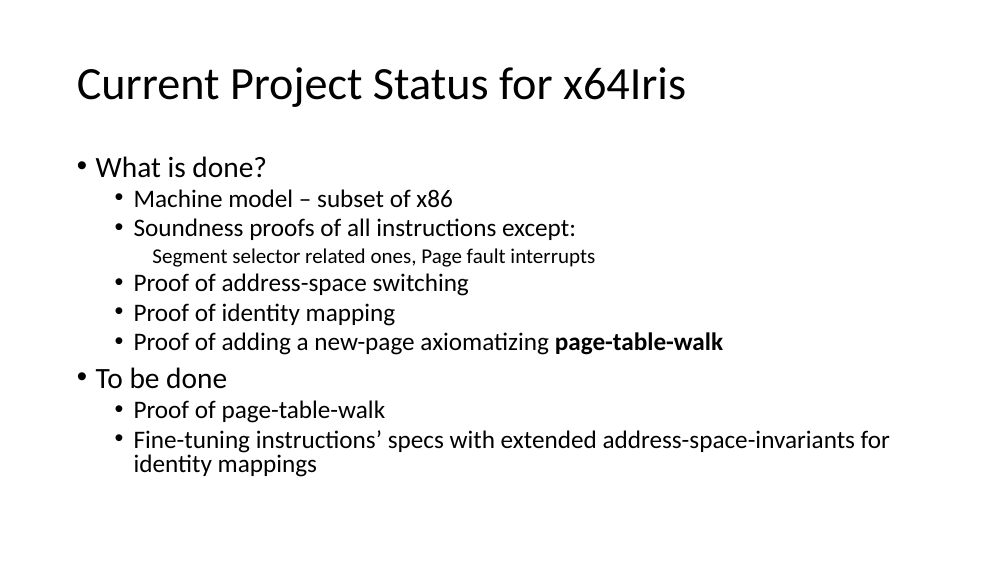
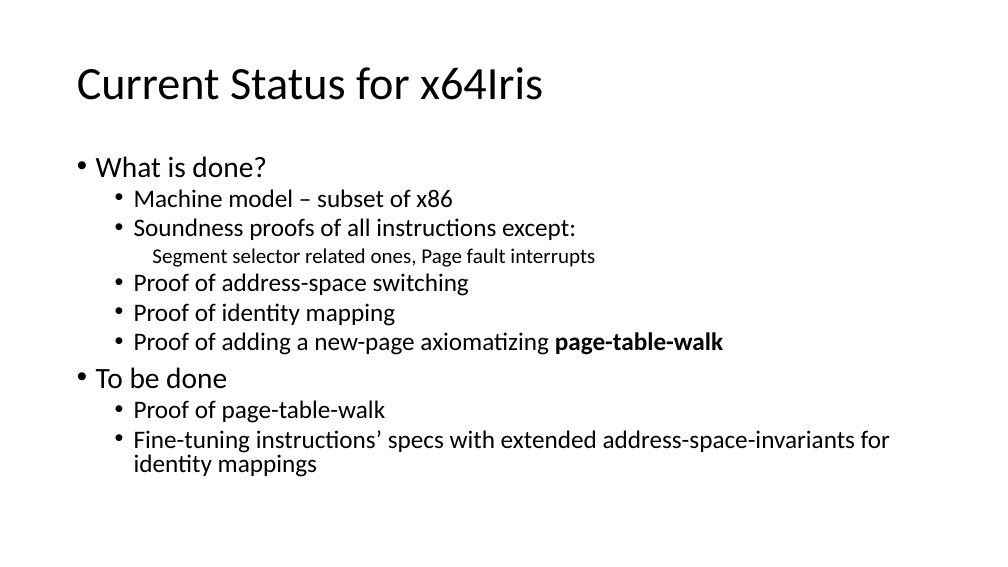
Before and after one commit to Contingent-Systems/modal_abstractions_presentations, a slide deck: slide 30 of thesis_proposal/proposal.pptx. Drawn at 1008x567 pixels with LibreOffice and Linux fonts; fonts in the diff are those of the drawing. Boxes give left, top, right and bottom in pixels: in the first picture for what was removed or moved away, otherwise in the second. Text is boxed around its words. In the diff, an @@ line names an element or a change of style, - is before the commit and + after.

```diff
--- a/thesis_proposal/proposal.pptx
+++ b/thesis_proposal/proposal.pptx
@@ title at (77,67,543,100): text changed @@
-Current Project Status for x64Iris
+Current Status for x64Iris
```
Also in this commit, not shown: 5 other slides changed, 1 slide added, 2 slides removed.
